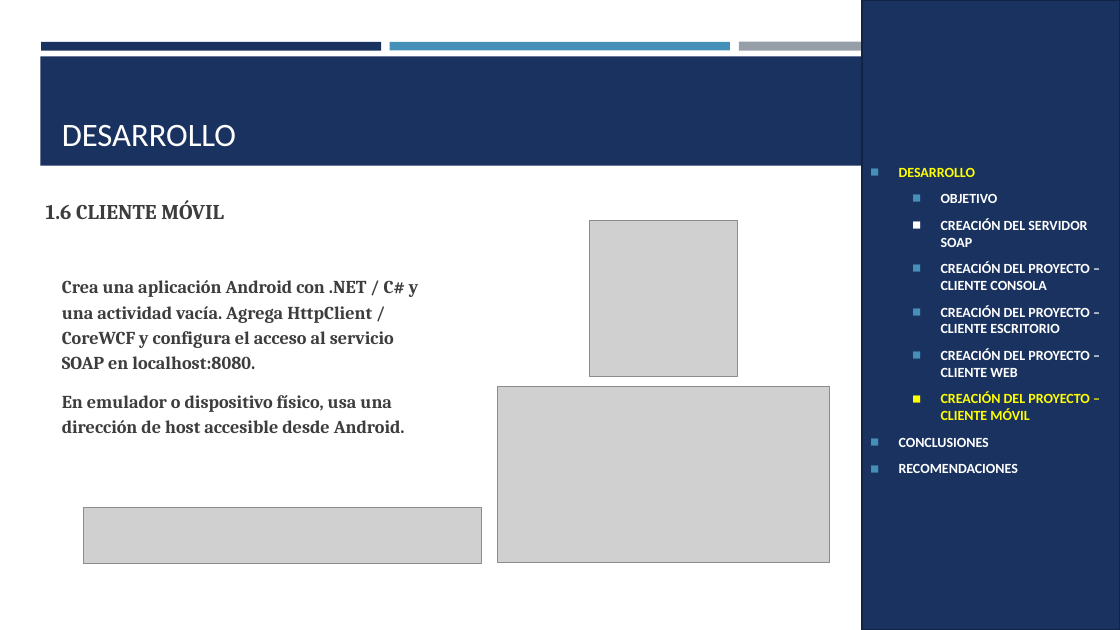
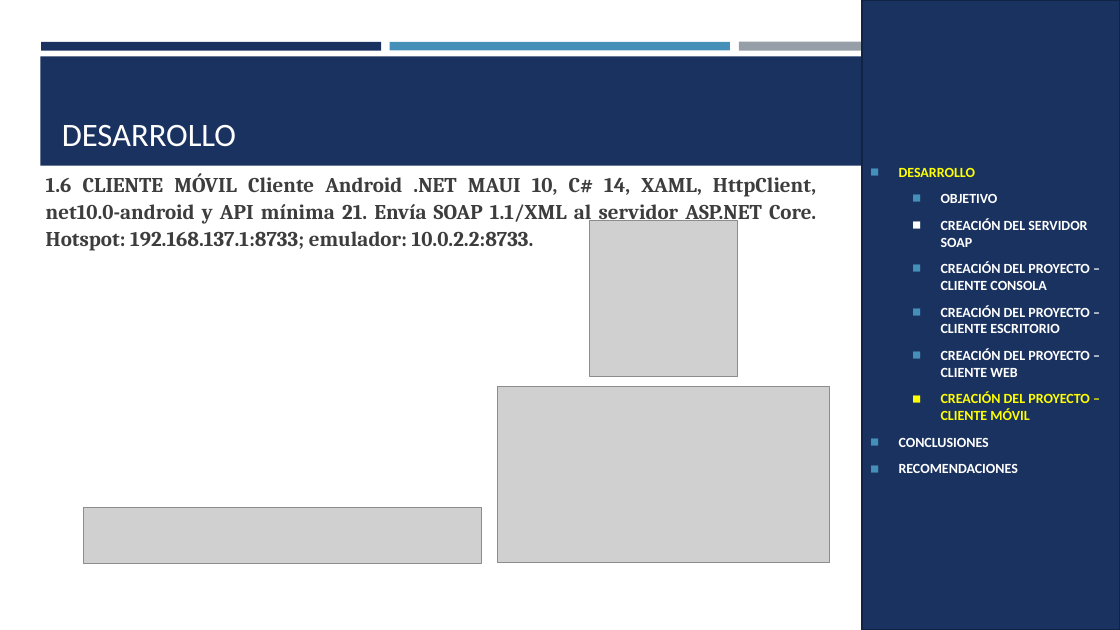
Before and after one commit to JulioViche/u1-sw-arch, a slide deck: slide 24 of TI.1.2. PAO202651_SOAP_DOTNET_SINBDD_NRC36884_GR09/05. DOCUMENTACION/CONVUNI_SOAP_DOTNET_GR09.pptx. Drawn at 1120x630 pixels with LibreOffice and Linux fonts; fonts in the diff are those of the drawing; grey boxes stand for pictures. Boxes give left, top, right and bottom in pixels: in the first picture for what was removed or moved away, otherwise in the second. Text is boxed around its words. In the diff, an @@ line names an element or a change of style, - is before the commit and + after.

Commit message:
docs(dotnet): corregir stack MAUI y servicios

```diff
--- a/TI.1.2. PAO202651_SOAP_DOTNET_SINBDD_NRC36884_GR09/05. DOCUMENTACION/CONVUNI_SOAP_DOTNET_GR09.pptx
+++ b/TI.1.2. PAO202651_SOAP_DOTNET_SINBDD_NRC36884_GR09/05. DOCUMENTACION/CONVUNI_SOAP_DOTNET_GR09.pptx
@@ text at [46, 173, 816, 251]: text changed @@
-1.6 CLIENTE MÓVIL
+1.6 CLIENTE MÓVIL Cliente Android .NET MAUI 10, C# 14, XAML, HttpClient, net10.0-android y API mínima 21. Envía SOAP 1.1/XML al servidor ASP.NET Core. Hotspot: 192.168.137.1:8733; emulador: 10.0.2.2:8733.
@@ text removed at [62, 280, 418, 433] @@
-Crea una aplicación Android con .NET / C# y una actividad vacía. Agrega HttpClient / CoreWCF y configura el acceso al servicio SOAP en localhost:8080.
-En emulador o dispositivo físico, usa una dirección de host accesible desde Android.
```
Also in this commit, not shown: 14 other slides changed, 18 other files.
